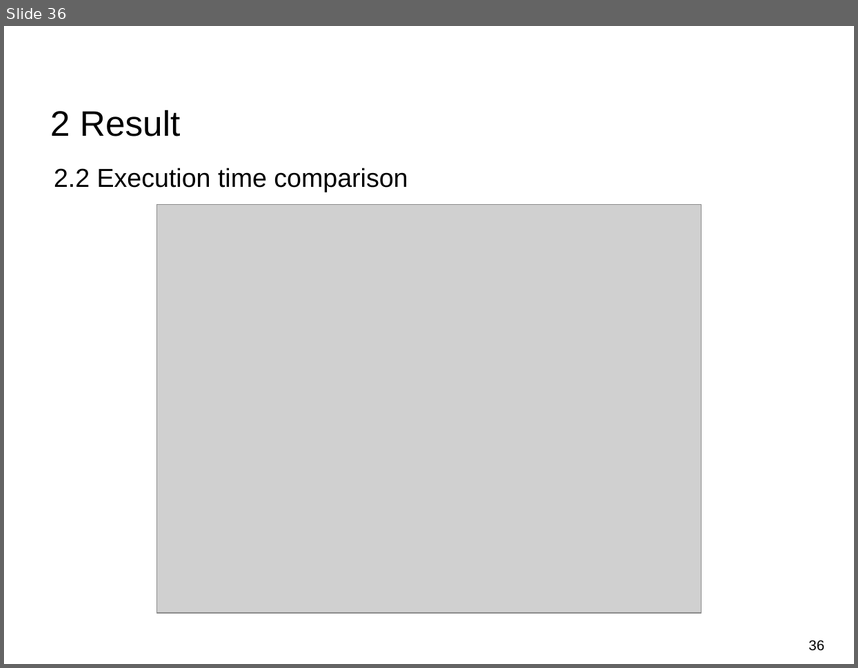
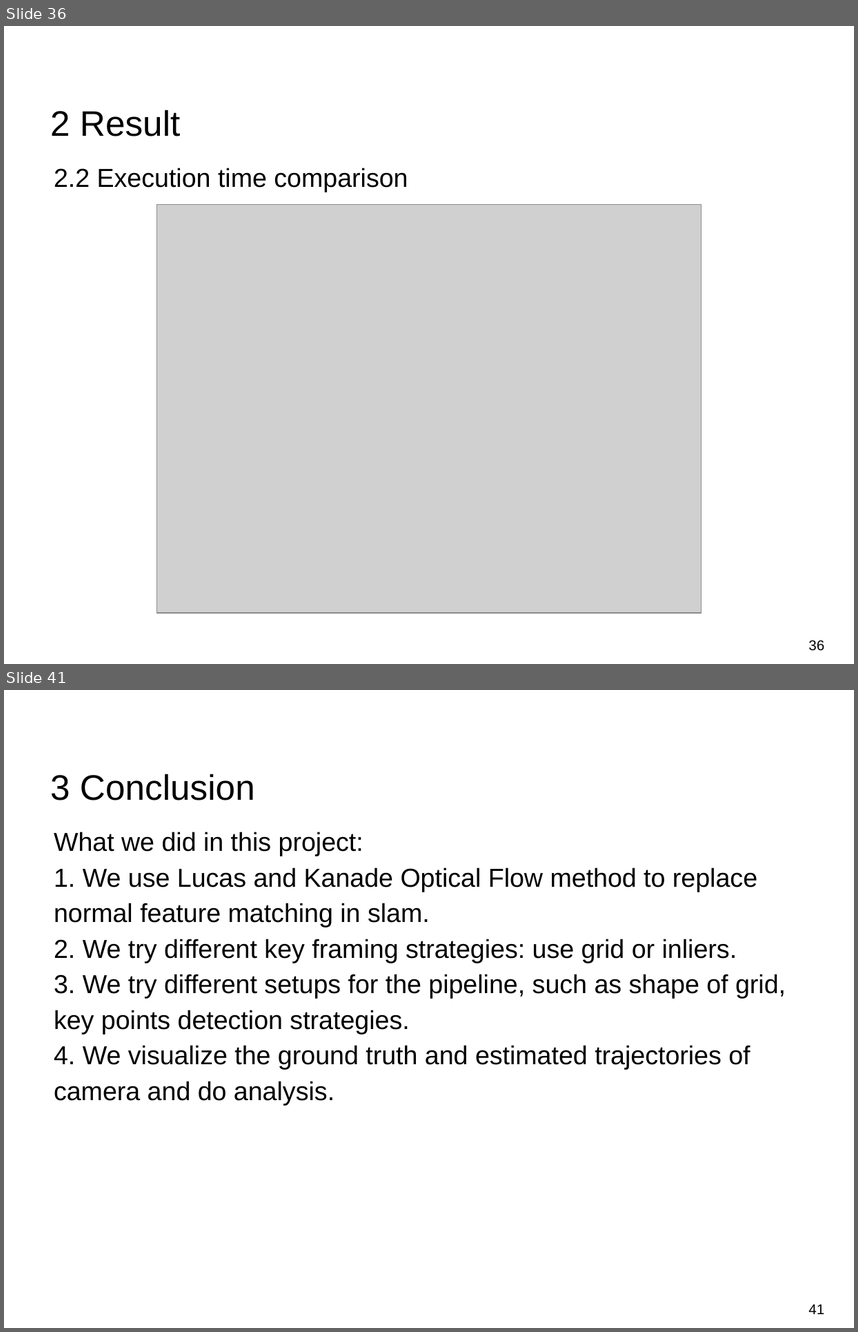
Before and after one commit to Tom-Huang/visual_navigation, a slide deck: Indirect Visual Odometry with Optical Flow.odp. Shown one above the other, each under a label of ours: slide 36 before the commit, slides 36 and 41 after it; the slides between them are not shown. The pictures are 858x668 and 858x1332 pixels, drawn with LibreOffice and Linux fonts; fonts in the diff are those of the drawing; grey boxes stand for pictures; background and template pictures are left out. Boxes give left, top, right and bottom in pixels: in the first picture for what was removed or moved away, otherwise in the second. Text is boxed around its words. In the diff, an @@ line names an element or a change of style, - is before the commit and + after.

```diff
--- a/Indirect Visual Odometry with Optical Flow.odp
+++ b/Indirect Visual Odometry with Optical Flow.odp
@@ slide 41 added at [4, 690, 854, 1328], background #FFFFFF @@
@@ title added at [50, 773, 255, 800], 30 pt, text #000000 @@
+3 Conclusion
@@ text added at [54, 831, 786, 1105], 22 pt, text #000000 @@
+What we did in this project:
+1. We use Lucas and Kanade Optical Flow method to replace normal feature matching in slam.
+2. We try different key framing strategies: use grid or inliers.
+3. We try different setups for the pipeline, such as shape of grid, key points detection strategies.
+4. We visualize the ground truth and estimated trajectories of camera and do analysis.
@@ page number added at [809, 1304, 824, 1314], 12 pt, text #000000 @@
+41
```
Also in this commit, not shown: 3 slides changed, 4 other slides added, 8 slides removed.
